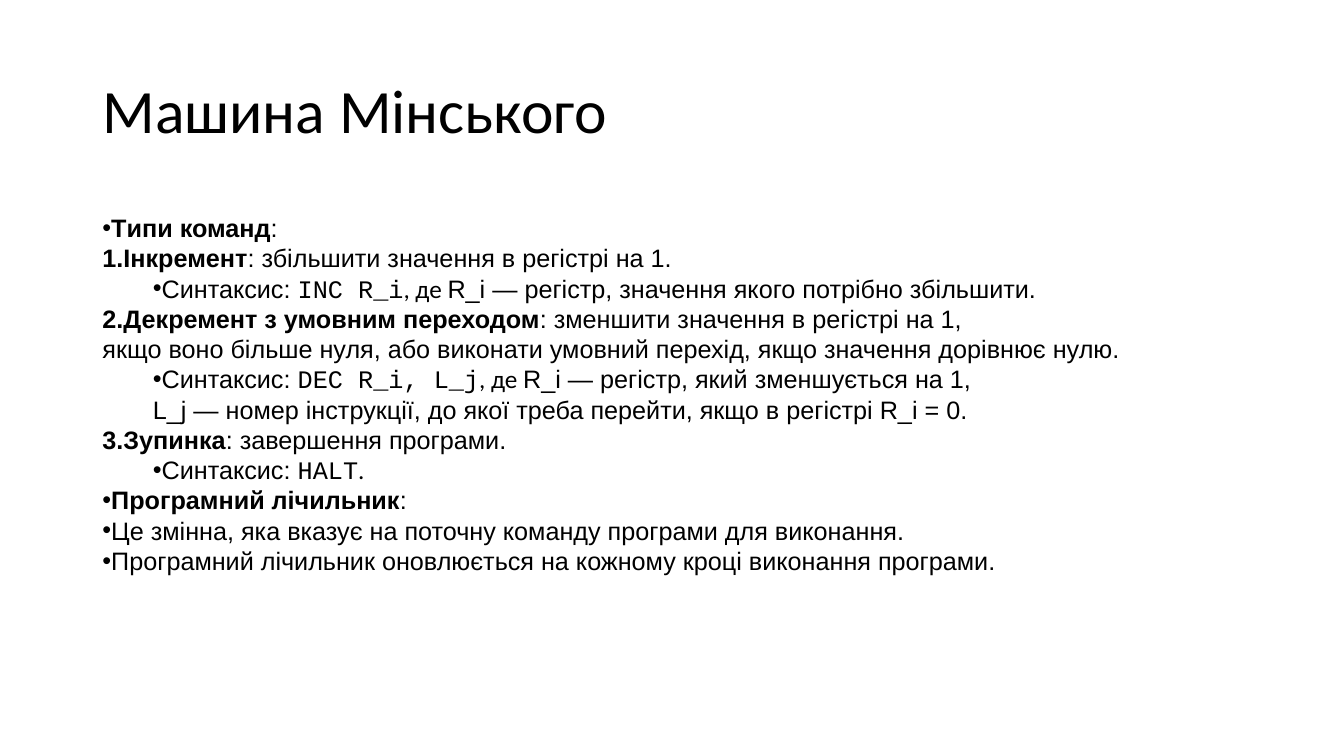
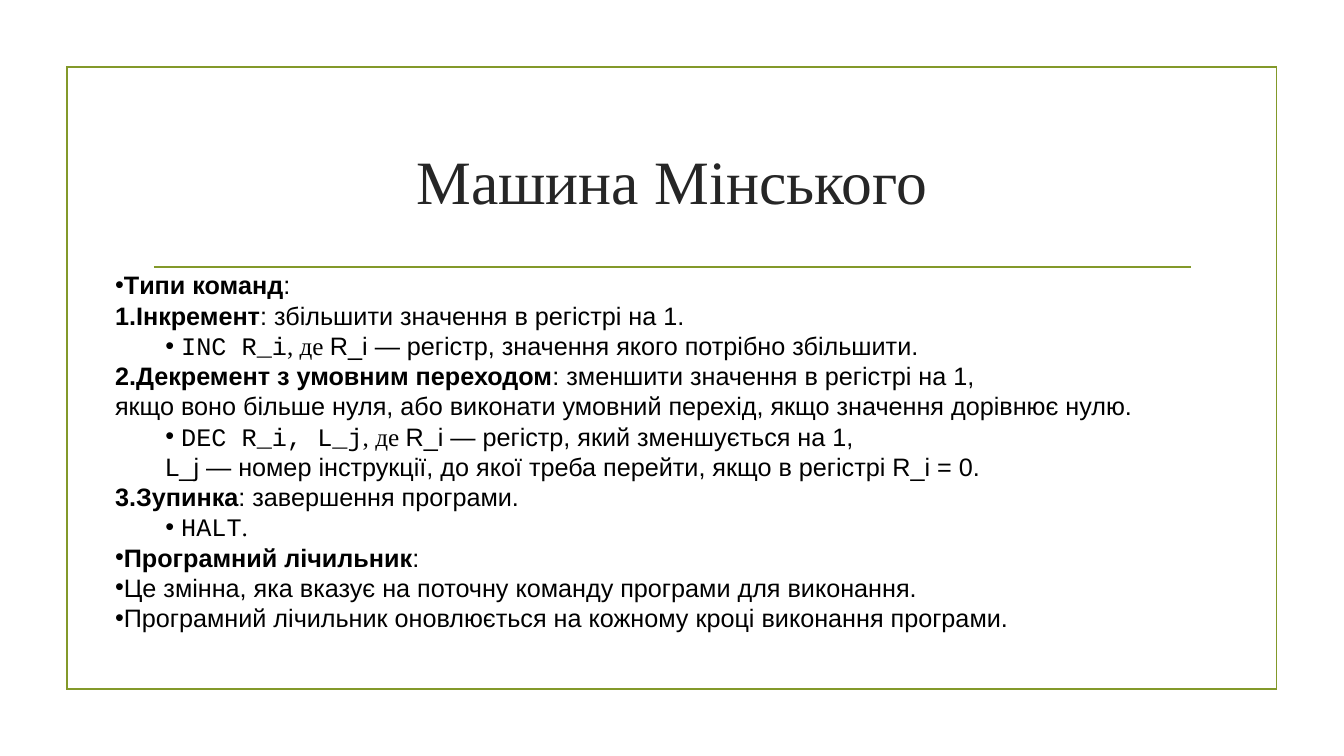
Before and after one commit to mecchmatProjects/Facultative, a slide deck: slide 15 of Lect0.pptx (slide 22 before the commit). Drawn at 1344x756 pixels with LibreOffice and Linux fonts; fonts in the diff are those of the drawing; background and template pictures are left out. Boxes give left, top, right and bottom in pixels: in the first picture for what was removed or moved away, otherwise in the second. Text is boxed around its words. In the diff, an @@ line names an element or a change of style, - is before the commit and + after.

Commit message:
lecture 0: style update

```diff
--- a/Lect0.pptx
+++ b/Lect0.pptx
@@ rectangle added at box(67, 68, 1276, 690), outline #83992A 1.25 pt @@
@@ title "Машина Мінського": place and size @@
-title "Машина Мінського" at box(102, 90, 607, 134)
+title "Машина Мінського" at box(416, 163, 927, 205)
@@ title "Машина Мінського" at box(416, 163, 927, 205): font Calibri to Times New Roman, text colour #000000 to #262626; alignment left to centre; line spacing 0.9 to 1 @@
@@ text "Типи команд:": place and size @@
-text "Типи команд:" at box(102, 219, 1120, 576)
+text "Типи команд:" at box(115, 276, 1132, 633)
@@ line added from (154, 267) to (1191, 267), #83992A 1.25 pt @@
@@ text at box(181, 336, 918, 361): text changed @@
-  • Синтаксис: INC R_i, де R_i — регістр, значення якого потрібно збільшити.
+  • INC R_i, де R_i — регістр, значення якого потрібно збільшити.
@@ text at box(181, 427, 853, 452): text changed @@
-  • Синтаксис: DEC R_i, L_j, де R_i — регістр, який зменшується на 1,
+  • DEC R_i, L_j, де R_i — регістр, який зменшується на 1,
@@ text at box(181, 519, 248, 537): text changed; font Arial to Courier New @@
-  • Синтаксис: HALT.
+  • HALT.
```
Also in this commit, not shown: 29 other slides changed.
